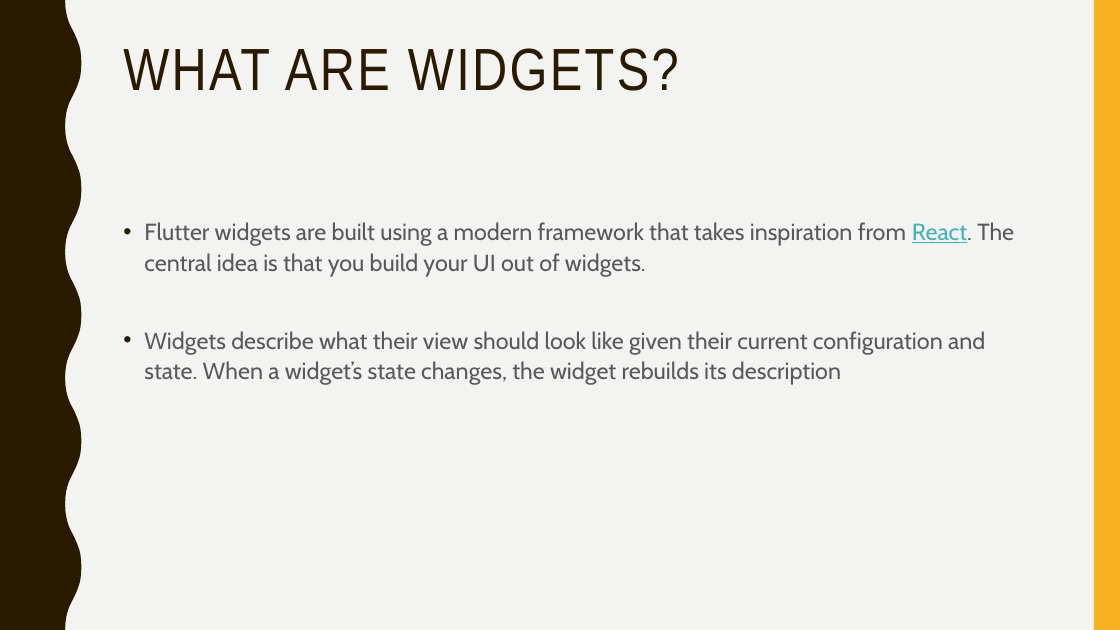
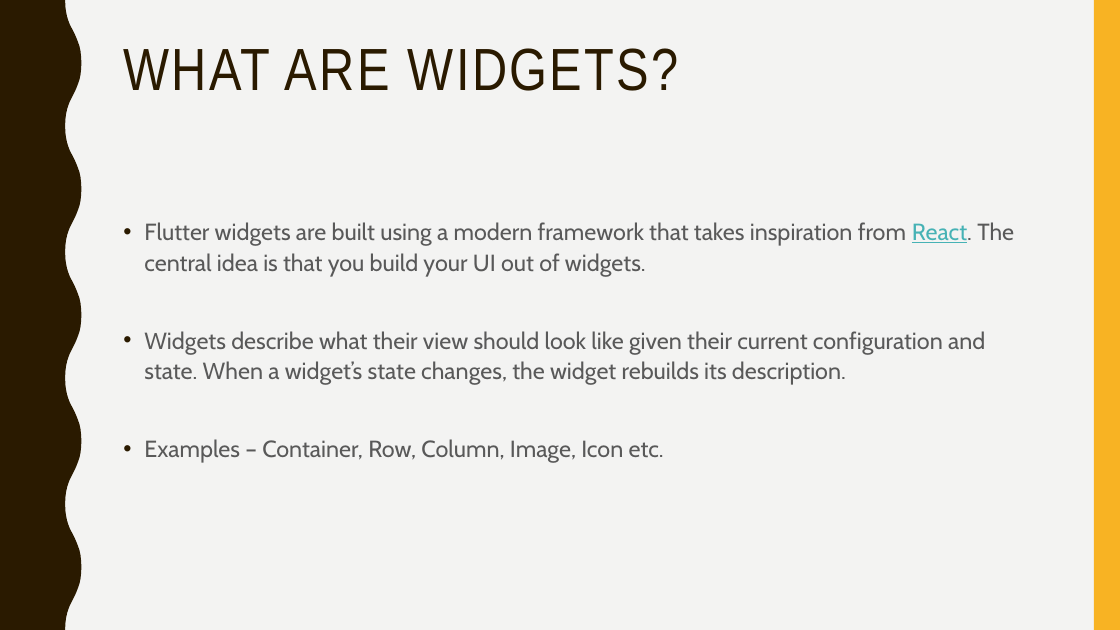
Before and after one commit to narayanvyas/flutter_workshop, a slide deck: slide 8 of Flutter Workshop.pptx. Drawn at 1120x630 pixels with LibreOffice and Linux fonts; fonts in the diff are those of the drawing. Boxes give left, top, right and bottom in pixels: in the first picture for what was removed or moved away, otherwise in the second. Text is boxed around its words. In the diff, an @@ line names an element or a change of style, - is before the commit and + after.

```diff
--- a/Flutter Workshop.pptx
+++ b/Flutter Workshop.pptx
@@ text at box(144, 331, 985, 463): text changed @@
-• Widgets describe what their view should look like given their current configuration and state. When a widget’s state changes, the widget rebuilds its description
+• Widgets describe what their view should look like given their current configuration and state. When a widget’s state changes, the widget rebuilds its description.
+• Examples – Container, Row, Column, Image, Icon etc.
```
Also in this commit, not shown: 9 slides added.
